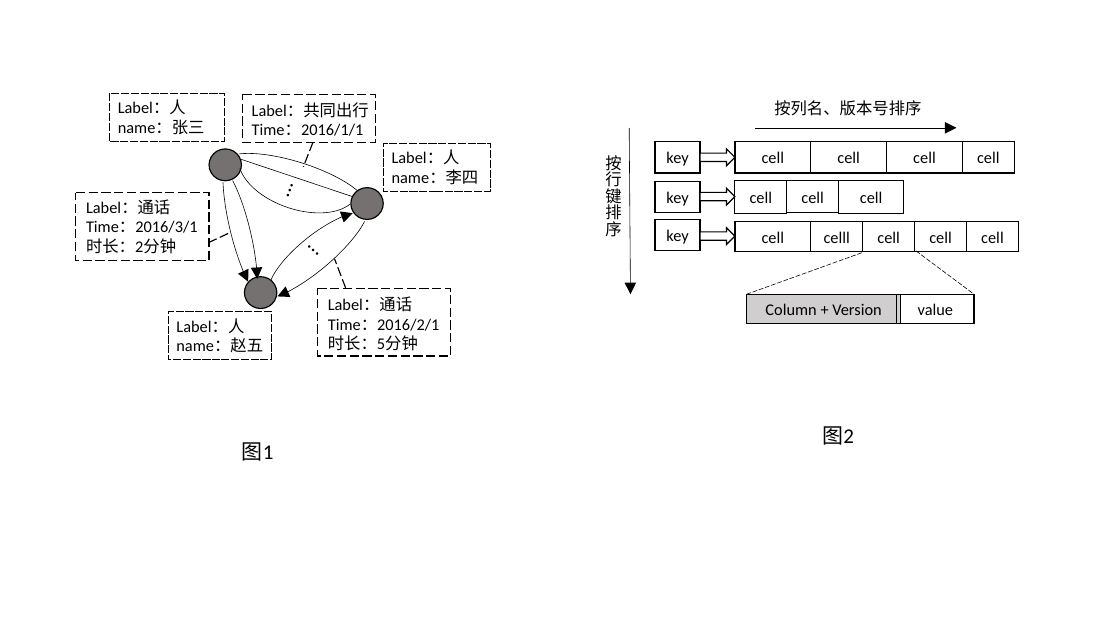
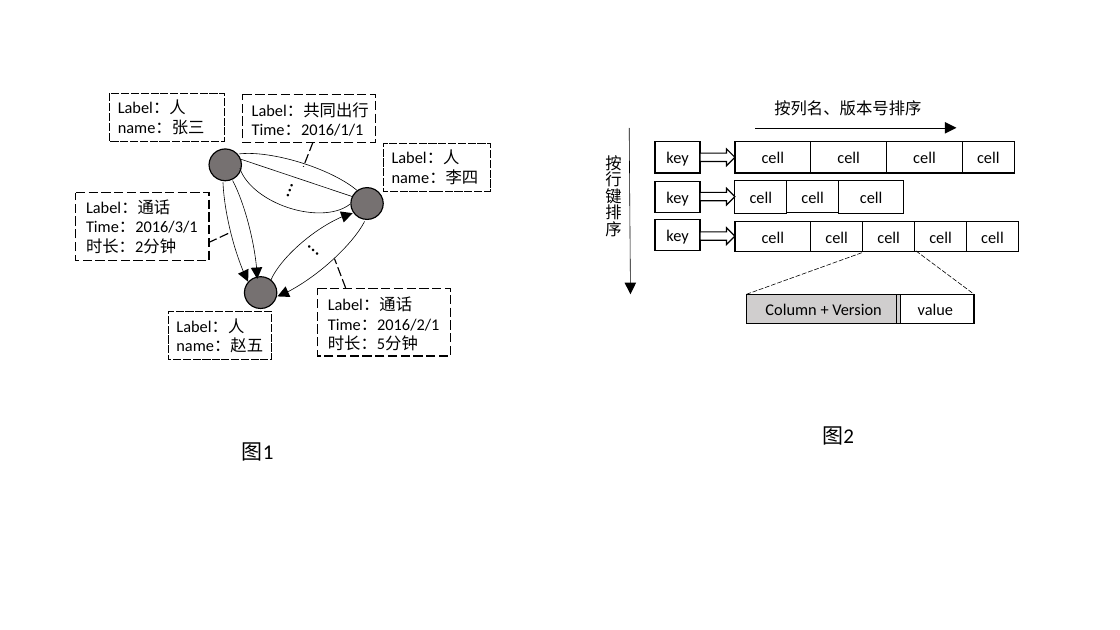
Before and after one commit to stiga-huang/HybriG-cjc-thesis, a slide deck: slide 1 of 画图.pptx. Drawn at 1120x630 pixels with LibreOffice and Linux fonts; fonts in the diff are those of the drawing. Boxes give left, top, right and bottom in pixels: in the first picture for what was removed or moved away, otherwise in the second. Text is boxed around its words. In the diff, an @@ line names an element or a change of style, - is before the commit and + after.

```diff
--- a/画图.pptx
+++ b/画图.pptx
@@ text in rectangle at box(825, 231, 848, 243): text changed @@
-celll
+cell
```
Also in this commit, not shown: 1 other file.
